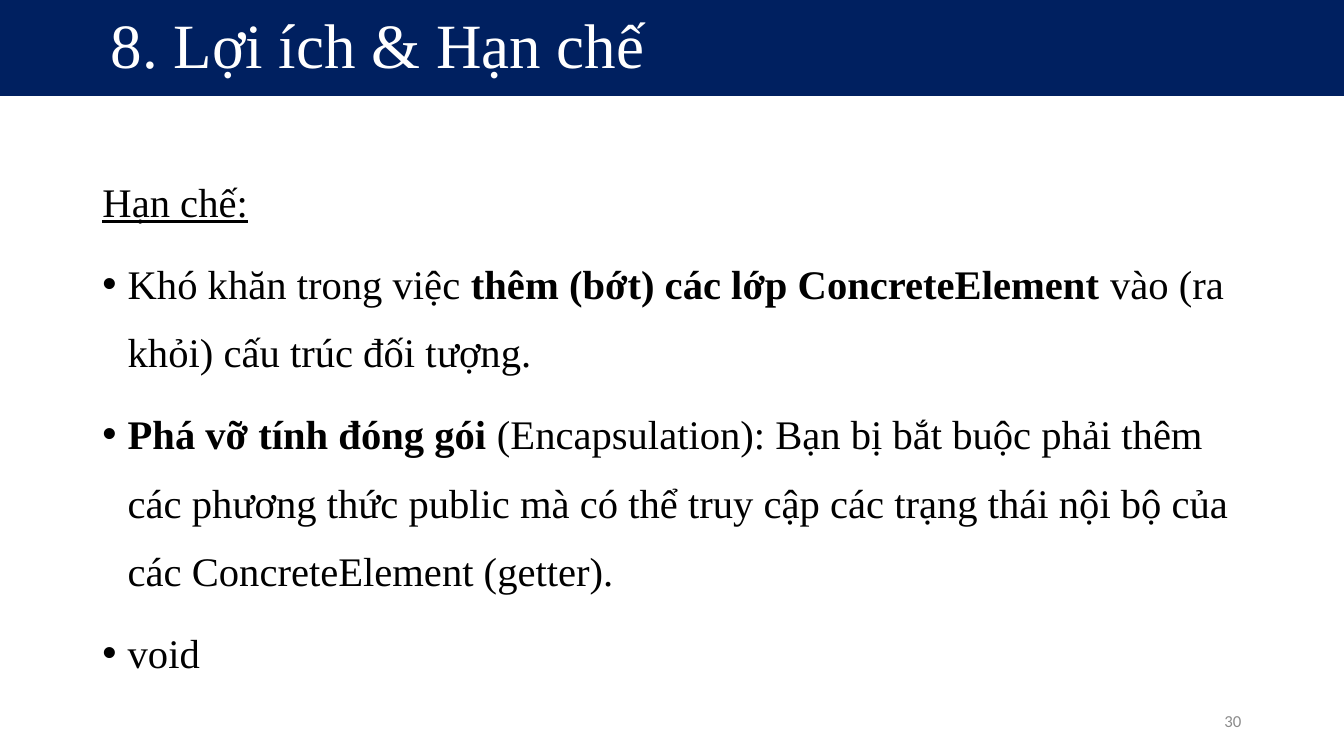
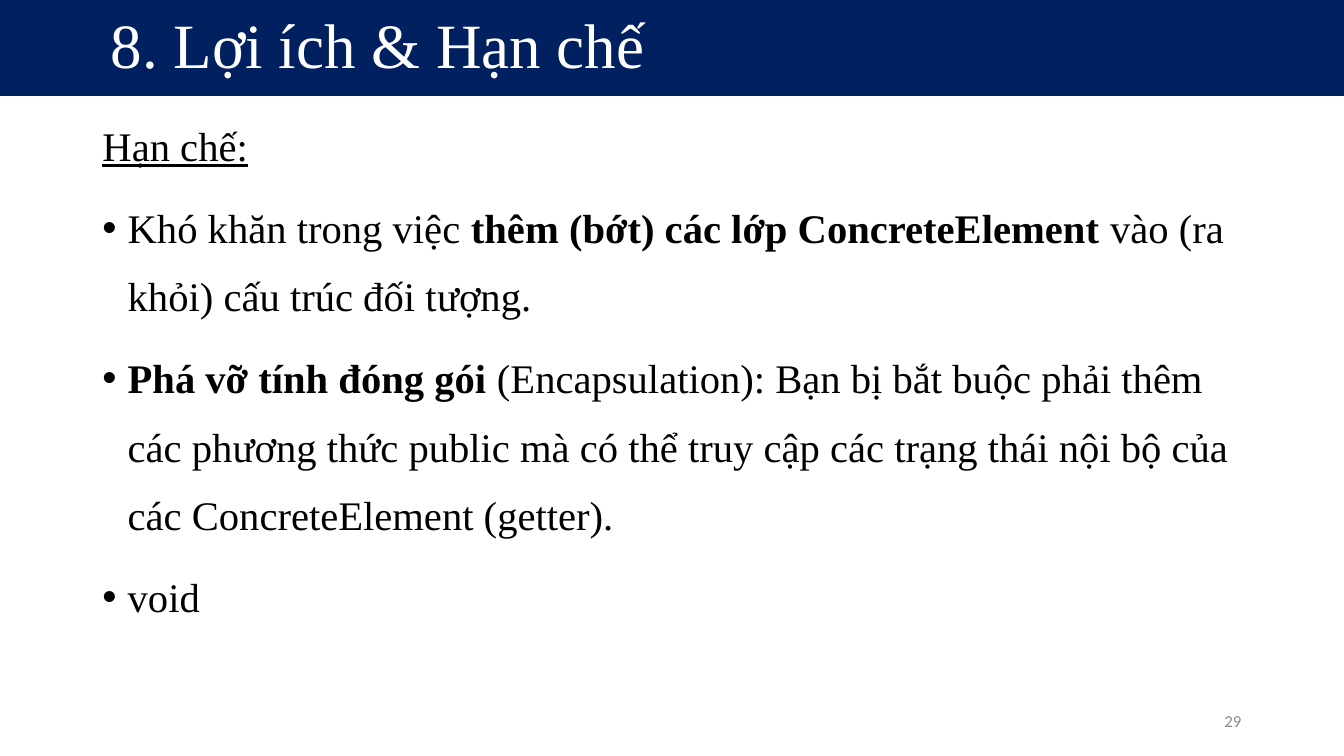
Before and after one commit to kieuconghau/lthdt-18clc1-09, a slide deck: slide 29 of Design Patterns/Design Patterns [Official]/Visitor/Visitor Design Pattern [Official].pptx (slide 30 before the commit). Drawn at 1344x756 pixels with LibreOffice and Linux fonts; fonts in the diff are those of the drawing. Boxes give left, top, right and bottom in pixels: in the first picture for what was removed or moved away, otherwise in the second. Text is boxed around its words. In the diff, an @@ line names an element or a change of style, - is before the commit and + after.

```diff
--- a/Design Patterns/Design Patterns [Official]/Visitor/Visitor Design Pattern [Official].pptx
+++ b/Design Patterns/Design Patterns [Official]/Visitor/Visitor Design Pattern [Official].pptx
@@ text "Hạn chế:": place and size @@
-text "Hạn chế:" at [102, 187, 1228, 669]
+text "Hạn chế:" at [102, 131, 1228, 613]
@@ page number at [1224, 716, 1241, 727]: text changed @@
-30
+29
```
Also in this commit, not shown: 12 other slides changed, 4 slides added, 3 slides removed, 3 other files.
